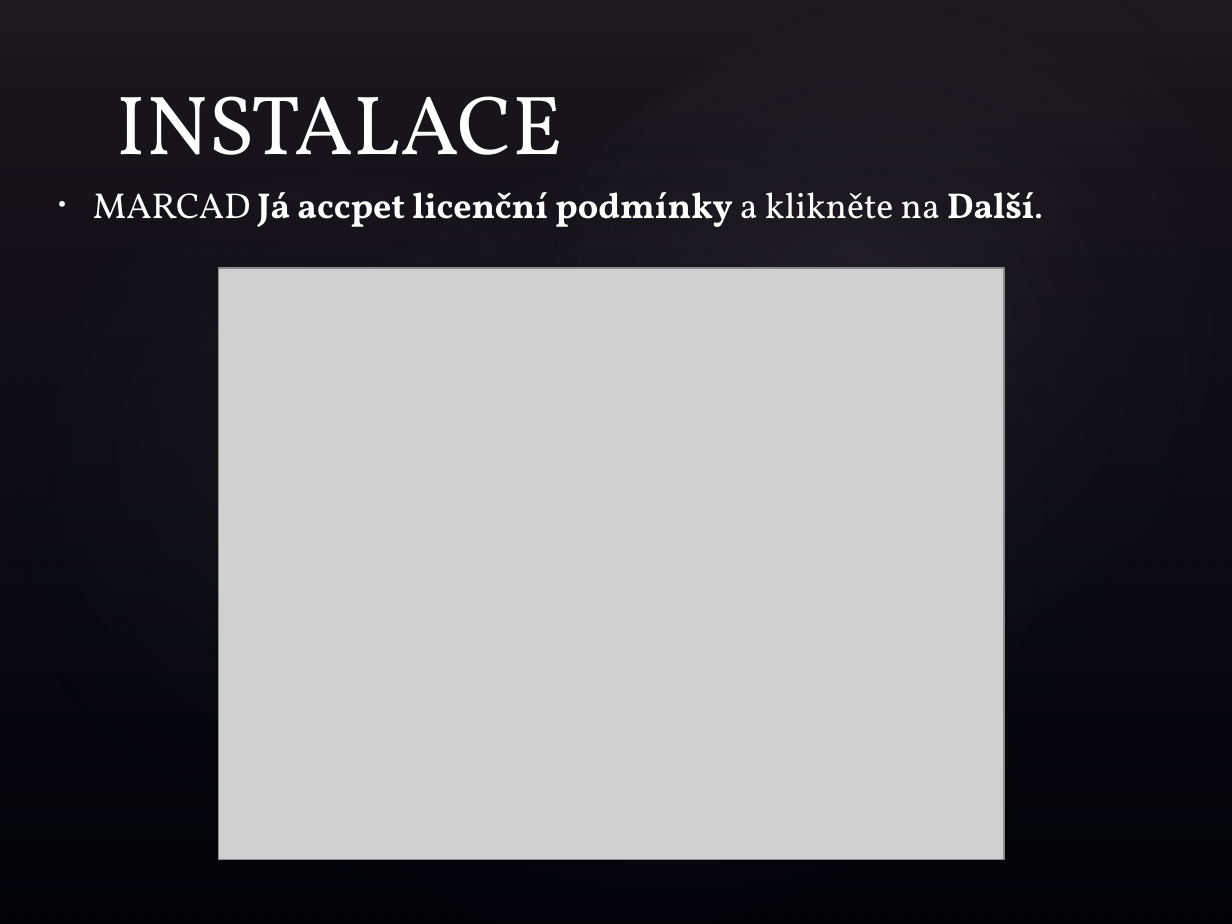
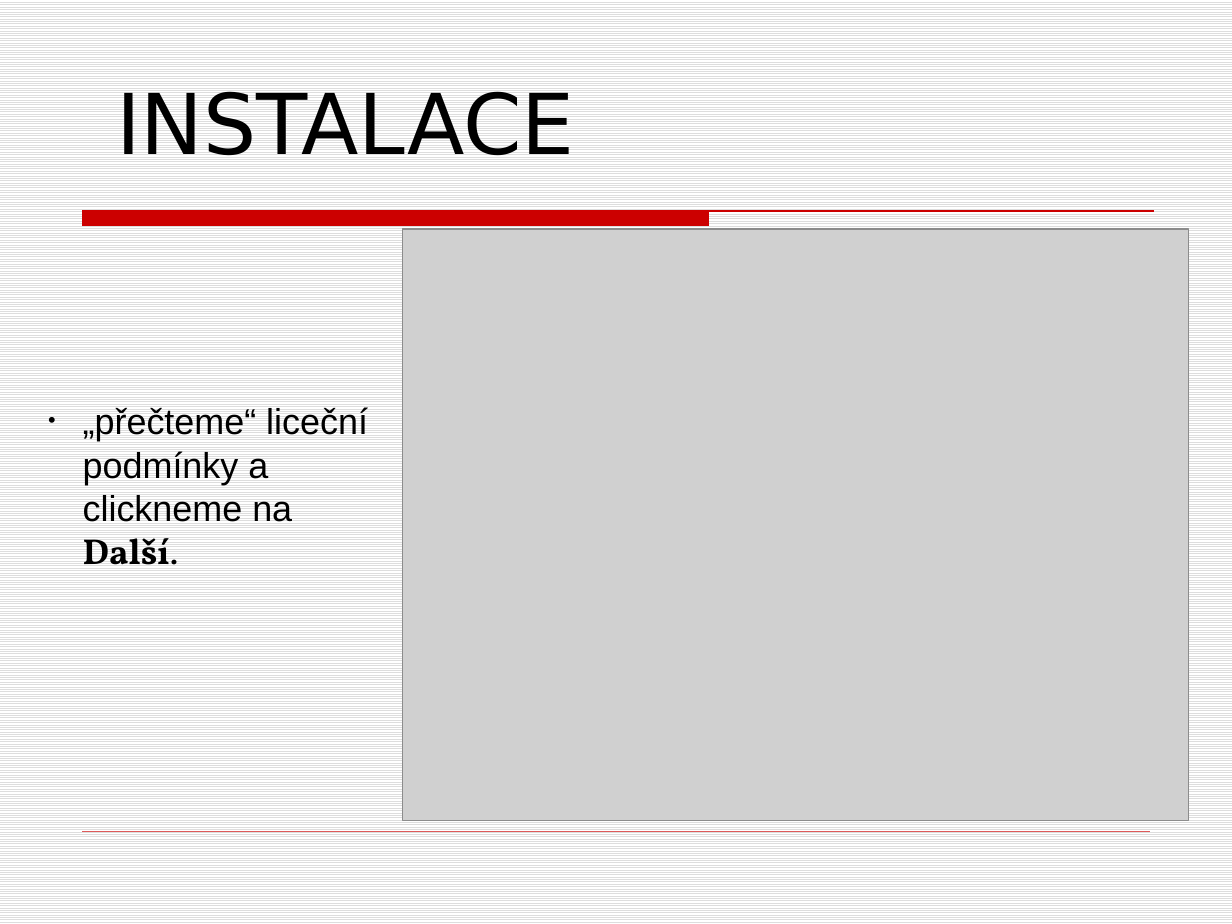
Before and after one commit to Petr8072/trida, a slide deck: slide 10 of Windows Server 2008 R2.pptx (slide 9 before the commit). Drawn at 1232x924 pixels with LibreOffice and Linux fonts; fonts in the diff are those of the drawing; grey boxes stand for pictures; background and template pictures are left out. Boxes give left, top, right and bottom in pixels: in the first picture for what was removed or moved away, otherwise in the second. Text is boxed around its words. In the diff, an @@ line names an element or a change of style, - is before the commit and + after.

```diff
--- a/Windows Server 2008 R2.pptx
+++ b/Windows Server 2008 R2.pptx
@@ background picture (left out) to pattern #DDDDDD on #FFFFFF @@
@@ rectangle removed at <box>0,0,1232,924</box> @@
@@ ellipse removed at <box>0,0,765,924</box> @@
@@ ellipse removed at <box>56,0,1232,924</box> @@
@@ ellipse removed at <box>338,0,1232,837</box> @@
@@ text "INSTALACE" at <box>116,92,574,155</box>: font Vollkorn to DejaVu Sans, text colour #FFFFFF to #000000 @@
@@ freeform shape added at <box>83,211,1154,225</box>, fill #CC0000, outline #CC0000 0.75 pt @@
@@ picture: place and size @@
-picture at <box>218,269,1004,860</box>
+picture at <box>403,229,1189,821</box>
@@ text at <box>83,407,368,565</box>: text changed; font Vollkorn to Arial; text colour #FFFFFF to #000000; bold off @@
-• MARCAD Já accpet licenční podmínky a klikněte na Další.
+• „přečteme“ liceční podmínky a clickneme na Další.
@@ line added from (83, 832) to (1149, 832), #CC0000 0.25 pt @@
```
Also in this commit, not shown: 12 other slides changed, 5 slides added, 3 slides removed.
